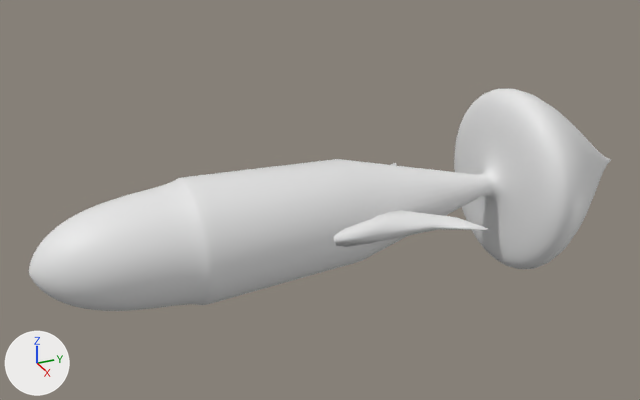
Before and after pictures for a commit that changed the glTF model frontend/public/fish214.glb.
Both versions are drawn from a camera (50 mm lens) standing at (14.97, -10.57, 7.86) and looking at (-0.4, -3.66, 0.17). Arrows for +X, +Y and +Z are at lower left; the lights stay in place. The first picture is the older version. Vertices at exactly the same position are counted once.

The scene before the commit, as lines of its bpy script (objects in view):
```python
me_headmesh2_101 = bpy.data.meshes.new('HeadMesh2.101')
me_headmesh2_101.from_pydata(...)  # 4897 vertices, 9782 faces; spans x -2.05..2.05, y -9.6..3.68, z -2.05..2.05
# faces by material slot: [5920, 824, 3038]
me_headmesh2_101.materials.append(mat_headmaterial_463)  # white #e7e7e7
me_headmesh2_101.materials.append(mat_bodymaterial_463)  # white #e7e7e7
me_headmesh2_101.materials.append(mat_tailmaterial_463)  # white #e7e7e7
ob_fish = bpy.data.objects.new('Fish', me_headmesh2_101)
ob_fish.location = (0.0, 0.0, 0.0)
```
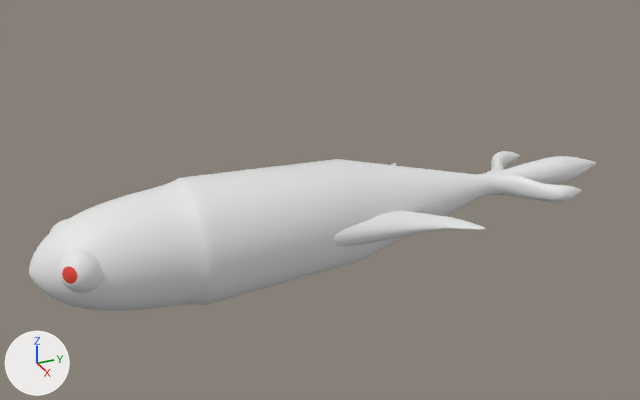
Pixel boxes (x1, y1, x2, y2) of what changed, in the pictures (640 x 400 px):
'Fish', reshaped (28% shorter): before (29, 89, 611, 311); after (29, 151, 597, 311)
part 1 of me_headmesh2_101, added: after (59, 249, 102, 293)
part 2 of me_headmesh2_101, added (mostly hidden): after (50, 219, 67, 232)
part 3 of me_headmesh2_101, cut back: before (334, 89, 611, 269); after (334, 151, 597, 247)

Edits to the bpy script that builds the scene:
```text
Add mat_material_475:
    mat_material_475 = principled_material('Material.475')
    mat_material_475.base_color = (0.8, 0.0586, 0.0378)  # red #e74437
Add mat_tailmaterial_237:
    mat_tailmaterial_237 = principled_material('TailMaterial.237')
    mat_tailmaterial_237.base_color = (0.8, 0.8, 0.8)  # white #e7e7e7
Change me_headmesh2_101:
    used by ob_fish; location = (0.0, 0.0, 0.0)
    remove me_headmesh2_101.from_pydata(...)  # 4897 vertices, 9782 faces; spans x -2.05..2.05, y -9.6..3.68, z -2.05..2.05
    add me_headmesh2_101.from_pydata(...)  # 9029 vertices, 18013 faces; spans x -1.92..1.91, y -9.6..3.27, z -1.25..1.25
    me_headmesh2_101 part 1: a new loose piece of 482 vertices spanning x 0.22..1.03, y -9.14..-8.33, z -0.21..0.59
    me_headmesh2_101 part 2: a new loose piece of 482 vertices spanning x -1.03..-0.22, y -9.14..-8.33, z -0.21..0.59
    me_headmesh2_101 part 3: 3 vertices moved within x 1.03..1.91, y -3.02..-1.06, z 0.0..0.15; 1584 vertices removed from x -2.05..2.05, y -4.47..3.68, z -2.05..2.05; 4752 vertices added at x -1.28..1.87, y -4.45..3.27, z -0.33..0.33
    add me_headmesh2_101.materials.append(mat_material_475)  # red #e74437
    add me_headmesh2_101.materials.append(mat_tailmaterial_237)  # white #e7e7e7
```
